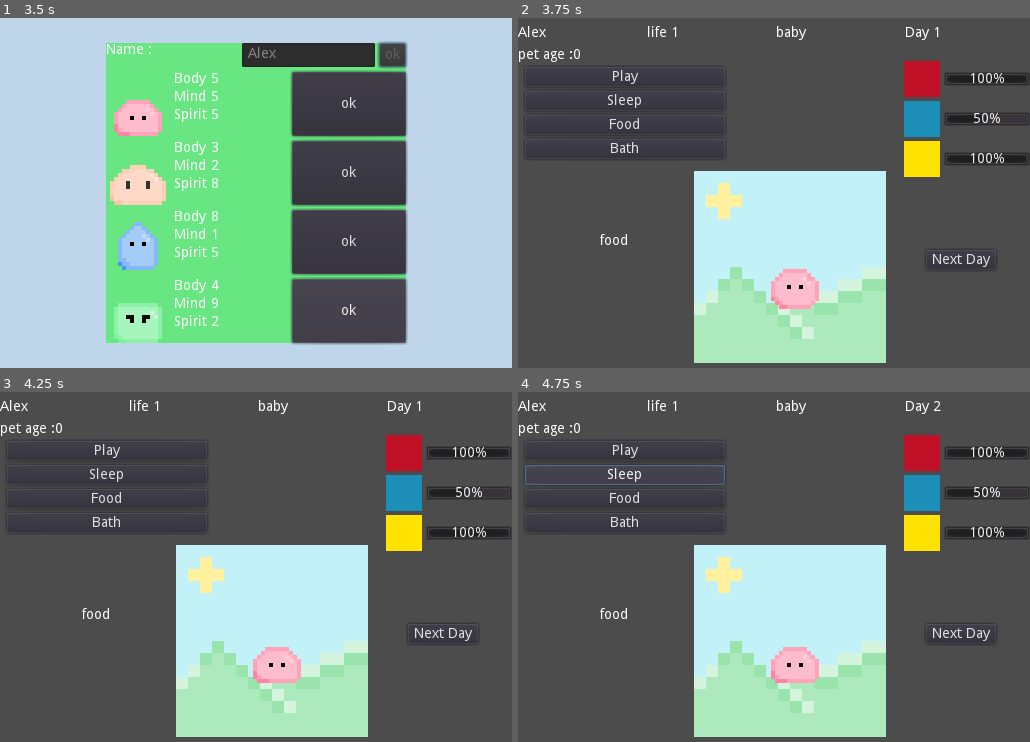
Above: before the commit, frames 1-4 (two rows, left to right).
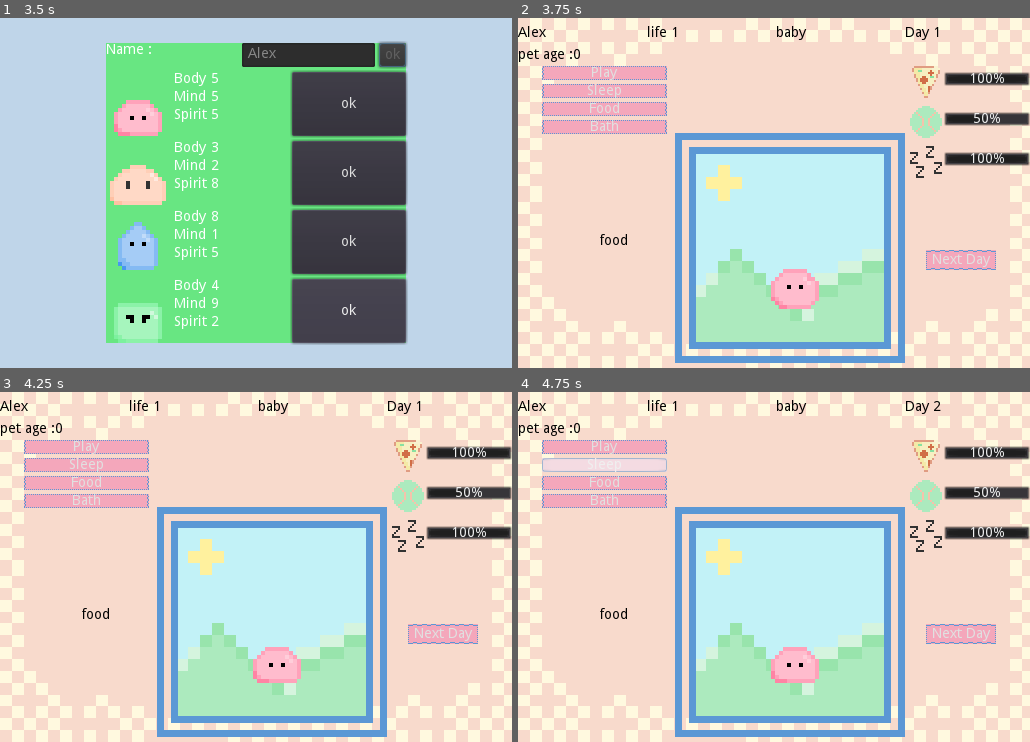
Above: after the commit, the same moments.

Repository: Hackerspace-IFUSP/VirtualPet
Game: Godot game, scene res://Title/Title.tscn
Same seed, same stepped clock (60 frames per second), same inputs: the game is played once before the commit and once after it.
Inputs (mouse positions are in pixels of both pictures, inside the frame that each line leads up to):
- Up to frame 1 (3.5 s): click (256, 193) at 0.5 s; click (307, 193) at 1.27 s; type "Alex" at 1.35 s; click (256, 193) at 2 s; click "ok" at 2.75 s
- Up to frame 2 (3.75 s): click "ok" at 3.5 s
- Up to frame 3 (4.25 s): no input
- Up to frame 4 (4.75 s): click "Sleep" at 4.25 s

Frame 1 is identical in both runs. In frame 2, 83% of the frame differs, in the area x 0-100%, y 0-100%; in frame 3, 83%; in frame 4, 83%.

Commit message:
some_graphics

Diff:
--- a/VirtualPet/Game/MainGame.tscn
+++ b/VirtualPet/Game/MainGame.tscn
@@ -1,14 +1,65 @@
-[gd_scene load_steps=5 format=2]
+[gd_scene load_steps=21 format=2]
 
 [ext_resource path="res://UI/UI.gd" type="Script" id=1]
 [ext_resource path="res://Player/PlayerPet.tscn" type="PackedScene" id=2]
 [ext_resource path="res://Game/MainGame.gd" type="Script" id=3]
 [ext_resource path="res://Sprites/Backgrounds-Sheet.png" type="Texture" id=4]
+[ext_resource path="res://Sprites/Background.png" type="Texture" id=5]
+[ext_resource path="res://Sprites/PB_Canvas.png" type="Texture" id=6]
+[ext_resource path="res://Sprites/Button.png" type="Texture" id=7]
+[ext_resource path="res://Sprites/Play.png" type="Texture" id=8]
+[ext_resource path="res://Sprites/Sleep.png" type="Texture" id=9]
+[ext_resource path="res://Sprites/Food.png" type="Texture" id=10]
+
+[sub_resource type="StyleBoxFlat" id=14]
+bg_color = Color( 0.960784, 0.862745, 0.890196, 1 )
+
+[sub_resource type="StyleBoxTexture" id=5]
+texture = ExtResource( 7 )
+region_rect = Rect2( 0, 0, 125, 20 )
+
+[sub_resource type="StyleBoxFlat" id=15]
+bg_color = Color( 0.960784, 0.862745, 0.890196, 1 )
+
+[sub_resource type="StyleBoxTexture" id=6]
+texture = ExtResource( 7 )
+region_rect = Rect2( 0, 0, 125, 20 )
+
+[sub_resource type="StyleBoxFlat" id=16]
+bg_color = Color( 0.960784, 0.862745, 0.890196, 1 )
+
+[sub_resource type="StyleBoxTexture" id=7]
+texture = ExtResource( 7 )
+region_rect = Rect2( 0, 0, 125, 20 )
+
+[sub_resource type="StyleBoxFlat" id=17]
+bg_color = Color( 0.960784, 0.862745, 0.890196, 1 )
+
+[sub_resource type="StyleBoxTexture" id=8]
+texture = ExtResource( 7 )
+region_rect = Rect2( 0, 0, 125, 20 )
+
+[sub_resource type="StyleBoxFlat" id=18]
+bg_color = Color( 0.960784, 0.862745, 0.890196, 1 )
+
+[sub_resource type="StyleBoxTexture" id=13]
+texture = ExtResource( 7 )
+region_rect = Rect2( 0, 0, 125, 20 )
 
 [node name="MainGame" type="Node2D"]
 position = Vector2( 245, 227 )
 script = ExtResource( 3 )
 
+[node name="System_BG" type="TextureRect" parent="."]
+margin_left = -245.0
+margin_top = -227.0
+margin_right = 267.0
+margin_bottom = 123.0
+texture = ExtResource( 5 )
+__meta__ = {
+"_edit_use_anchors_": false
+}
+
 [node name="UI" type="CanvasLayer" parent="." groups=["GUI"]]
 script = ExtResource( 1 )
 
@@ -31,6 +82,7 @@
 margin_right = 125.0
 margin_bottom = 22.0
 size_flags_horizontal = 3
+custom_colors/font_color = Color( 0, 0, 0, 1 )
 text = "Name: []"
 
 [node name="Life" type="Label" parent="UI/Control/HBoxContainer"]
@@ -39,6 +91,7 @@
 margin_right = 254.0
 margin_bottom = 22.0
 size_flags_horizontal = 3
+custom_colors/font_color = Color( 0, 0, 0, 1 )
 text = "Life : []"
 
 [node name="Age" type="Label" parent="UI/Control/HBoxContainer"]
@@ -47,6 +100,7 @@
 margin_right = 383.0
 margin_bottom = 22.0
 size_flags_horizontal = 3
+custom_colors/font_color = Color( 0, 0, 0, 1 )
 text = "Age: []"
 
 [node name="Day" type="Label" parent="UI/Control/HBoxContainer"]
@@ -55,6 +109,7 @@
 margin_right = 512.0
 margin_bottom = 22.0
 size_flags_horizontal = 3
+custom_colors/font_color = Color( 0, 0, 0, 1 )
 text = "Day: []"
 
 [node name="HBoxContainer2" type="HBoxContainer" parent="UI/Control"]
@@ -71,39 +126,48 @@
 margin_right = 512.0
 margin_bottom = 22.0
 size_flags_horizontal = 3
+custom_colors/font_color = Color( 0, 0, 0, 1 )
 text = "Pet age: []"
 
 [node name="Actions" type="VBoxContainer" parent="UI/Control"]
-margin_left = 7.0
-margin_top = 49.0
-margin_right = 207.0
-margin_bottom = 349.0
-rect_min_size = Vector2( 200, 300 )
+margin_left = 24.0
+margin_top = 48.0
+margin_right = 149.0
+margin_bottom = 348.0
+rect_min_size = Vector2( 125, 300 )
 __meta__ = {
 "_edit_use_anchors_": false
 }
 
 [node name="Play" type="Button" parent="UI/Control/Actions"]
-margin_right = 200.0
-margin_bottom = 20.0
+margin_right = 125.0
+margin_bottom = 14.0
+custom_styles/hover = SubResource( 14 )
+custom_styles/normal = SubResource( 5 )
 text = "Play"
 
 [node name="Sleep" type="Button" parent="UI/Control/Actions"]
-margin_top = 24.0
-margin_right = 200.0
-margin_bottom = 44.0
+margin_top = 18.0
+margin_right = 125.0
+margin_bottom = 32.0
+custom_styles/hover = SubResource( 15 )
+custom_styles/normal = SubResource( 6 )
 text = "Sleep"
 
 [node name="Food" type="Button" parent="UI/Control/Actions"]
-margin_top = 48.0
-margin_right = 200.0
+margin_top = 36.0
+margin_right = 125.0
+margin_bottom = 50.0
+custom_styles/hover = SubResource( 16 )
+custom_styles/normal = SubResource( 7 )
+text = "Food"
+
+[node name="Bath" type="Button" parent="UI/Control/Actions"]
+margin_top = 54.0
+margin_right = 125.0
 margin_bottom = 68.0
-text = "Food"
-
-[node name="Bath" type="Button" parent="UI/Control/Actions"]
-margin_top = 72.0
-margin_right = 200.0
-margin_bottom = 92.0
+custom_styles/hover = SubResource( 17 )
+custom_styles/normal = SubResource( 8 )
 text = "Bath"
 
 [node name="Stats" type="VBoxContainer" parent="UI/Control"]
@@ -122,10 +186,12 @@
 size_flags_horizontal = 3
 
 [node name="ColorRect" type="ColorRect" parent="UI/Control/Stats/Healt"]
+anchor_left = 0.0238095
+anchor_right = 0.0238095
 margin_right = 36.0
 margin_bottom = 36.0
 rect_min_size = Vector2( 36, 36 )
-color = Color( 0.756863, 0.0666667, 0.14902, 1 )
+color = Color( 0.756863, 0.0666667, 0.14902, 0 )
 
 [node name="HealtBar" type="ProgressBar" parent="UI/Control/Stats/Healt"]
 margin_left = 40.0
@@ -136,6 +202,11 @@
 size_flags_vertical = 4
 value = 100.0
 
+[node name="Food" type="Sprite" parent="UI/Control/Stats/Healt"]
+position = Vector2( 22, 21 )
+scale = Vector2( 2, 2 )
+texture = ExtResource( 10 )
+
 [node name="Happines" type="HBoxContainer" parent="UI/Control/Stats"]
 margin_top = 40.0
 margin_right = 126.0
@@ -143,10 +214,12 @@
 size_flags_horizontal = 3
 
 [node name="ColorRect" type="ColorRect" parent="UI/Control/Stats/Happines"]
+anchor_left = 0.0238095
+anchor_right = 0.0238095
 margin_right = 36.0
 margin_bottom = 36.0
 rect_min_size = Vector2( 36, 36 )
-color = Color( 0.109804, 0.564706, 0.721569, 1 )
+color = Color( 0.109804, 0.564706, 0.721569, 0 )
 
 [node name="HappyBar" type="ProgressBar" parent="UI/Control/Stats/Happines"]
 margin_left = 40.0
@@ -155,6 +228,11 @@
 margin_bottom = 25.0
 size_flags_horizontal = 3
 size_flags_vertical = 4
+
+[node name="Play" type="Sprite" parent="UI/Control/Stats/Happines"]
+position = Vector2( 22, 21 )
+scale = Vector2( 2, 2 )
+texture = ExtResource( 8 )
 
 [node name="Energy" type="HBoxContainer" parent="UI/Control/Stats"]
 margin_top = 80.0
@@ -166,7 +244,7 @@
 margin_right = 36.0
 margin_bottom = 36.0
 rect_min_size = Vector2( 36, 36 )
-color = Color( 1, 0.890196, 0, 1 )
+color = Color( 1, 0.890196, 0, 0 )
 
 [node name="EnergyBar" type="ProgressBar" parent="UI/Control/Stats/Energy"]
 margin_left = 40.0
@@ -176,20 +254,35 @@
 size_flags_horizontal = 3
 size_flags_vertical = 4
 value = 100.0
+
+[node name="Sleep" type="Sprite" parent="UI/Control/Stats/Energy"]
+position = Vector2( 22, 21 )
+scale = Vector2( 2, 2 )
+texture = ExtResource( 9 )
 
 [node name="Button" type="Button" parent="UI/Control"]
 margin_left = 408.0
 margin_top = 232.0
 margin_right = 478.0
 margin_bottom = 252.0
+custom_styles/hover = SubResource( 18 )
+custom_styles/normal = SubResource( 13 )
 text = "Next Day"
+__meta__ = {
+"_edit_use_anchors_": false
+}
 
 [node name="Background" type="Sprite" parent="."]
-position = Vector2( -69, -74 )
+position = Vector2( -69, -92 )
 scale = Vector2( 12, 12 )
 texture = ExtResource( 4 )
 centered = false
 hframes = 2
+
+[node name="PbCanvas" type="Sprite" parent="Background"]
+position = Vector2( 8, 7.91667 )
+scale = Vector2( 0.6, 0.6 )
+texture = ExtResource( 6 )
 
 [node name="Timer" type="Timer" parent="."]
 autostart = true
@@ -206,6 +299,7 @@
 margin_top = -11.0
 margin_right = -124.0
 margin_bottom = 3.0
+custom_colors/font_color = Color( 0, 0, 0, 1 )
 text = "food"
 __meta__ = {
 "_edit_use_anchors_": false
--- a/VirtualPet/Sprites/Pet.tres
+++ b/VirtualPet/Sprites/Pet.tres
@@ -10,6 +10,38 @@
 [sub_resource type="AtlasTexture" id=26]
 atlas = ExtResource( 2 )
 region = Rect2( 48, 0, 16, 16 )
+
+[sub_resource type="AtlasTexture" id=21]
+atlas = ExtResource( 1 )
+region = Rect2( 64, 48, 16, 16 )
+
+[sub_resource type="AtlasTexture" id=22]
+atlas = ExtResource( 1 )
+region = Rect2( 80, 48, 16, 16 )
+
+[sub_resource type="AtlasTexture" id=3]
+atlas = ExtResource( 1 )
+region = Rect2( 0, 0, 16, 16 )
+
+[sub_resource type="AtlasTexture" id=4]
+atlas = ExtResource( 1 )
+region = Rect2( 16, 0, 16, 16 )
+
+[sub_resource type="AtlasTexture" id=15]
+atlas = ExtResource( 1 )
+region = Rect2( 32, 16, 16, 16 )
+
+[sub_resource type="AtlasTexture" id=16]
+atlas = ExtResource( 1 )
+region = Rect2( 48, 16, 16, 16 )
+
+[sub_resource type="AtlasTexture" id=23]
+atlas = ExtResource( 1 )
+region = Rect2( 32, 48, 16, 16 )
+
+[sub_resource type="AtlasTexture" id=24]
+atlas = ExtResource( 1 )
+region = Rect2( 48, 48, 16, 16 )
 
 [sub_resource type="AtlasTexture" id=27]
 atlas = ExtResource( 2 )
@@ -27,13 +59,13 @@
 atlas = ExtResource( 1 )
 region = Rect2( 16, 32, 16, 16 )
 
-[sub_resource type="AtlasTexture" id=3]
+[sub_resource type="AtlasTexture" id=1]
 atlas = ExtResource( 1 )
-region = Rect2( 0, 0, 16, 16 )
+region = Rect2( 0, 16, 16, 16 )
 
-[sub_resource type="AtlasTexture" id=4]
+[sub_resource type="AtlasTexture" id=2]
 atlas = ExtResource( 1 )
-region = Rect2( 16, 0, 16, 16 )
+region = Rect2( 16, 16, 16, 16 )
 
 [sub_resource type="AtlasTexture" id=13]
 atlas = ExtResource( 1 )
@@ -43,13 +75,21 @@
 atlas = ExtResource( 1 )
 region = Rect2( 80, 32, 16, 16 )
 
-[sub_resource type="AtlasTexture" id=15]
+[sub_resource type="AtlasTexture" id=11]
 atlas = ExtResource( 1 )
-region = Rect2( 32, 16, 16, 16 )
+region = Rect2( 32, 0, 16, 16 )
 
-[sub_resource type="AtlasTexture" id=16]
+[sub_resource type="AtlasTexture" id=12]
 atlas = ExtResource( 1 )
-region = Rect2( 48, 16, 16, 16 )
+region = Rect2( 48, 0, 16, 16 )
+
+[sub_resource type="AtlasTexture" id=7]
+atlas = ExtResource( 1 )
+region = Rect2( 0, 48, 16, 16 )
+
+[sub_resource type="AtlasTexture" id=8]
+atlas = ExtResource( 1 )
+region = Rect2( 16, 48, 16, 16 )
 
 [sub_resource type="AtlasTexture" id=9]
 atlas = ExtResource( 1 )
@@ -59,30 +99,6 @@
 atlas = ExtResource( 1 )
 region = Rect2( 48, 32, 16, 16 )
 
-[sub_resource type="AtlasTexture" id=7]
-atlas = ExtResource( 1 )
-region = Rect2( 0, 48, 16, 16 )
-
-[sub_resource type="AtlasTexture" id=8]
-atlas = ExtResource( 1 )
-region = Rect2( 16, 48, 16, 16 )
-
-[sub_resource type="AtlasTexture" id=1]
-atlas = ExtResource( 1 )
-region = Rect2( 0, 16, 16, 16 )
-
-[sub_resource type="AtlasTexture" id=2]
-atlas = ExtResource( 1 )
-region = Rect2( 16, 16, 16, 16 )
-
-[sub_resource type="AtlasTexture" id=11]
-atlas = ExtResource( 1 )
-region = Rect2( 32, 0, 16, 16 )
-
-[sub_resource type="AtlasTexture" id=12]
-atlas = ExtResource( 1 )
-region = Rect2( 48, 0, 16, 16 )
-
 [sub_resource type="AtlasTexture" id=17]
 atlas = ExtResource( 1 )
 region = Rect2( 64, 16, 16, 16 )
@@ -90,22 +106,6 @@
 [sub_resource type="AtlasTexture" id=18]
 atlas = ExtResource( 1 )
 region = Rect2( 80, 16, 16, 16 )
-
-[sub_resource type="AtlasTexture" id=21]
-atlas = ExtResource( 1 )
-region = Rect2( 64, 48, 16, 16 )
-
-[sub_resource type="AtlasTexture" id=22]
-atlas = ExtResource( 1 )
-region = Rect2( 80, 48, 16, 16 )
-
-[sub_resource type="AtlasTexture" id=23]
-atlas = ExtResource( 1 )
-region = Rect2( 32, 48, 16, 16 )
-
-[sub_resource type="AtlasTexture" id=24]
-atlas = ExtResource( 1 )
-region = Rect2( 48, 48, 16, 16 )
 
 [sub_resource type="AtlasTexture" id=19]
 atlas = ExtResource( 1 )
@@ -122,6 +122,26 @@
 "name": "bad_ghost",
 "speed": 5.0
 }, {
+"frames": [ SubResource( 21 ), SubResource( 22 ) ],
+"loop": true,
+"name": "adult_green",
+"speed": 5.0
+}, {
+"frames": [ SubResource( 3 ), SubResource( 4 ) ],
+"loop": true,
+"name": "pink_baby",
+"speed": 5.0
+}, {
+"frames": [ SubResource( 15 ), SubResource( 16 ) ],
+"loop": true,
+"name": "child_cream",
+"speed": 5.0
+}, {
+"frames": [ SubResource( 23 ), SubResource( 24 ) ],
+"loop": true,
+"name": "child_green",
+"speed": 5.0
+}, {
 "frames": [ SubResource( 27 ), SubResource( 28 ) ],
 "loop": true,
 "name": "good_ghost",
@@ -132,9 +152,9 @@
 "name": "blue_baby",
 "speed": 5.0
 }, {
-"frames": [ SubResource( 3 ), SubResource( 4 ) ],
+"frames": [ SubResource( 1 ), SubResource( 2 ) ],
 "loop": true,
-"name": "pink_baby",
+"name": "cream_baby",
 "speed": 5.0
 }, {
 "frames": [ SubResource( 13 ), SubResource( 14 ) ],
@@ -142,9 +162,14 @@
 "name": "adult_blue",
 "speed": 5.0
 }, {
-"frames": [ SubResource( 15 ), SubResource( 16 ) ],
+"frames": [ SubResource( 11 ), SubResource( 12 ) ],
 "loop": true,
-"name": "child_cream",
+"name": "child_pink",
+"speed": 5.0
+}, {
+"frames": [ SubResource( 7 ), SubResource( 8 ) ],
+"loop": true,
+"name": "green_baby",
 "speed": 5.0
 }, {
 "frames": [ SubResource( 9 ), SubResource( 10 ) ],
@@ -152,34 +177,9 @@
 "name": "child_blue",
 "speed": 5.0
 }, {
-"frames": [ SubResource( 7 ), SubResource( 8 ) ],
-"loop": true,
-"name": "green_baby",
-"speed": 5.0
-}, {
-"frames": [ SubResource( 1 ), SubResource( 2 ) ],
-"loop": true,
-"name": "cream_baby",
-"speed": 5.0
-}, {
-"frames": [ SubResource( 11 ), SubResource( 12 ) ],
-"loop": true,
-"name": "child_pink",
-"speed": 5.0
-}, {
 "frames": [ SubResource( 17 ), SubResource( 18 ) ],
 "loop": true,
 "name": "adult_cream",
-"speed": 5.0
-}, {
-"frames": [ SubResource( 21 ), SubResource( 22 ) ],
-"loop": true,
-"name": "adult_green",
-"speed": 5.0
-}, {
-"frames": [ SubResource( 23 ), SubResource( 24 ) ],
-"loop": true,
-"name": "child_green",
 "speed": 5.0
 }, {
 "frames": [ SubResource( 19 ), SubResource( 20 ) ],
Binary file added: VirtualPet/Sprites/Background.png
Not shown, added: VirtualPet/Sprites/Background.png.import
Not shown, changed: VirtualPet/Sprites/Backgrounds-Sheet.png.import
Binary file added: VirtualPet/Sprites/Button.aseprite
Binary file added: VirtualPet/Sprites/Button.png
Not shown, added: VirtualPet/Sprites/Button.png.import
Not shown, changed: VirtualPet/Sprites/Egss_sheet.png.import
Binary file added: VirtualPet/Sprites/Food.aseprite
Binary file added: VirtualPet/Sprites/Food.png
Not shown, added: VirtualPet/Sprites/Food.png.import
Not shown, changed: VirtualPet/Sprites/Hands-Sheet.png.import
Binary file added: VirtualPet/Sprites/PB_Canvas.aseprite
(and 12 more such lines)
